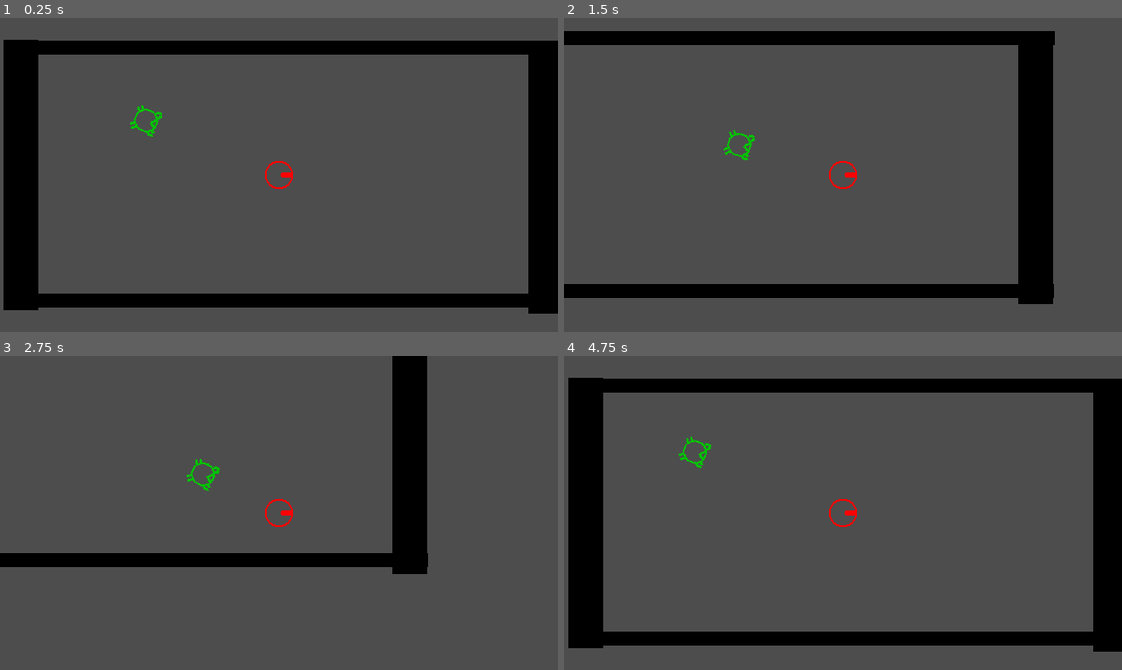
Above: before the commit, frames 1-4 (two rows, left to right).
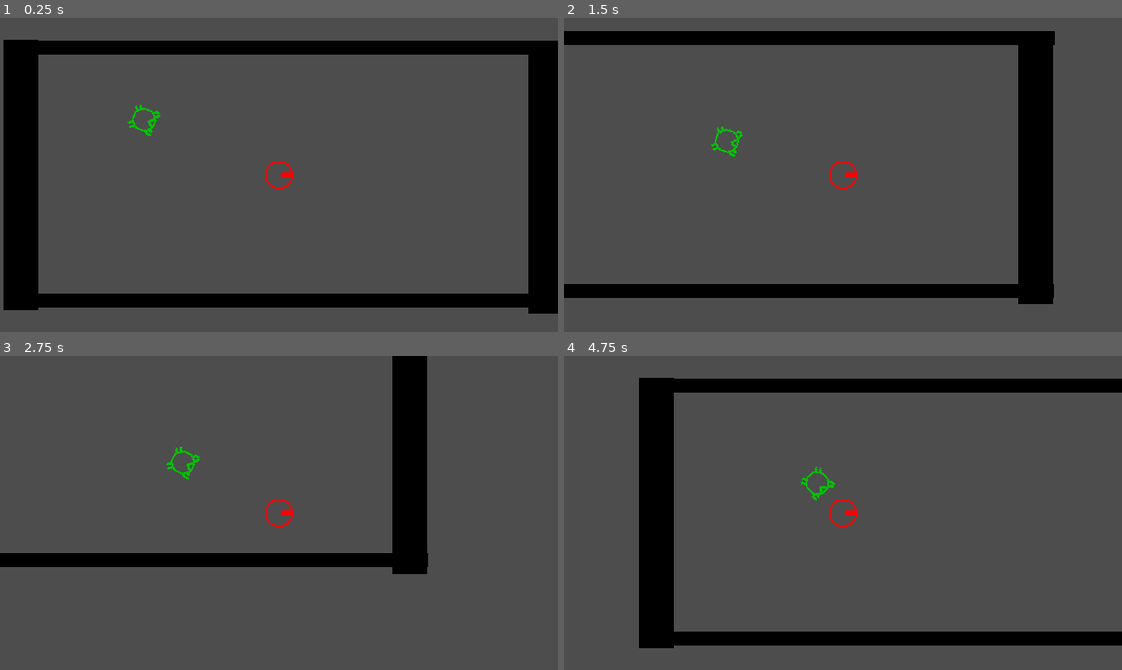
Above: after the commit, the same moments.

Repository: captaindecoy/maze
Game: Godot game, scene res://scenes/node_2d.tscn
Same seed, same stepped clock (60 frames per second), same inputs: the game is played once before the commit and once after it.
Inputs (mouse positions are in pixels of both pictures, inside the frame that each line leads up to):
- Up to frame 1 (0.25 s): no input
- Up to frame 2 (1.5 s): move the mouse to (965, 159) at 0.52 s; hold Right (move_right) 0.53-1.28 s; click (965, 159) at 0.67 s; move the mouse to (731, 190) at 1.27 s; hold Down (move_down) from 1.28 s (still down)
- Up to frame 3 (2.75 s): move the mouse to (334, 443) at 2.02 s; release Down (move_down) at 2.03 s; hold Right (move_right) from 2.03 s (still down)
- Up to frame 4 (4.75 s): move the mouse to (815, 575) at 2.77 s; release Right (move_right) at 2.78 s; hold Up (move_up) 2.78-3.53 s; click (815, 575) at 2.92 s; move the mouse to (1010, 560) at 3.52 s; hold Left (move_left) from 3.53 s (still down); move the mouse to (675, 465) at 4.27 s

The runs differ from the first frame. In frame 1, 0.1% of the frame differs, in the area x 22-30%, y 27-38%; in frame 2, 0.3%; in frame 3, 0.3%; in frame 4, 15%, in the area x 0-100%, y 6-95%.

Commit message:
- Added spawning baddie01 random interval and around the whole room

Diff:
--- a/scenes/baddie_01.gd
+++ b/scenes/baddie_01.gd
@@ -1,10 +1,19 @@
 extends Area2D
 
 @export var PlayerNodePath : NodePath
-@export var speed: int = 100
+@export var speed: int = 90
+var player
+
+func _ready():
+	player = $"../Player"
+	print(name)
+	#player = $Player
+	pass
 
 func _physics_process(delta):
-	var player = get_node(PlayerNodePath)
+	#var player = get_node(PlayerNodePath)
+	#player = $Player
+	#player = get_node($Player)
 	if player:
 		rotation = position.angle_to_point(player.position)
 		position += transform.x * speed * delta
--- a/scenes/node_2d.tscn
+++ b/scenes/node_2d.tscn
@@ -1,5 +1,6 @@
-[gd_scene load_steps=8 format=3 uid="uid://cl5cf0f1tn2v4"]
+[gd_scene load_steps=9 format=3 uid="uid://cl5cf0f1tn2v4"]
 
+[ext_resource type="Script" path="res://scenes/node_2d.gd" id="1_vh8ao"]
 [ext_resource type="Script" path="res://scripts/Player2.gd" id="3_aaetp"]
 [ext_resource type="Texture2D" uid="uid://clrno1lmvx8ri" path="res://art/onslaught_player.png" id="4_giplp"]
 [ext_resource type="PackedScene" uid="uid://dihddno88wnsf" path="res://scenes/baddie_01.tscn" id="4_m4qft"]
@@ -22,6 +23,7 @@
 size = Vector2(40, 16)
 
 [node name="Node2D" type="Node2D"]
+script = ExtResource("1_vh8ao")
 
 [node name="Player" type="CharacterBody2D" parent="."]
 position = Vector2(288, 160)
--- a/scripts/BulletRigidBody2D.gd
+++ b/scripts/BulletRigidBody2D.gd
@@ -11,14 +11,14 @@
 	position += transform.x * speed * delta
 
 func _on_body_entered(body):
-	print(body.name)
+	#print(body.name)
 	if body.name == "Baddie01":
 		body.die()
 	queue_free()
 
 
 func _on_area_entered(area):
-	print(area.name)
-	if area.name == "Baddie01":
-		area.die()
+	#print(area.name)
+	#if area.name == "Baddie01":
+	area.die()
 	pass # Replace with function body.
